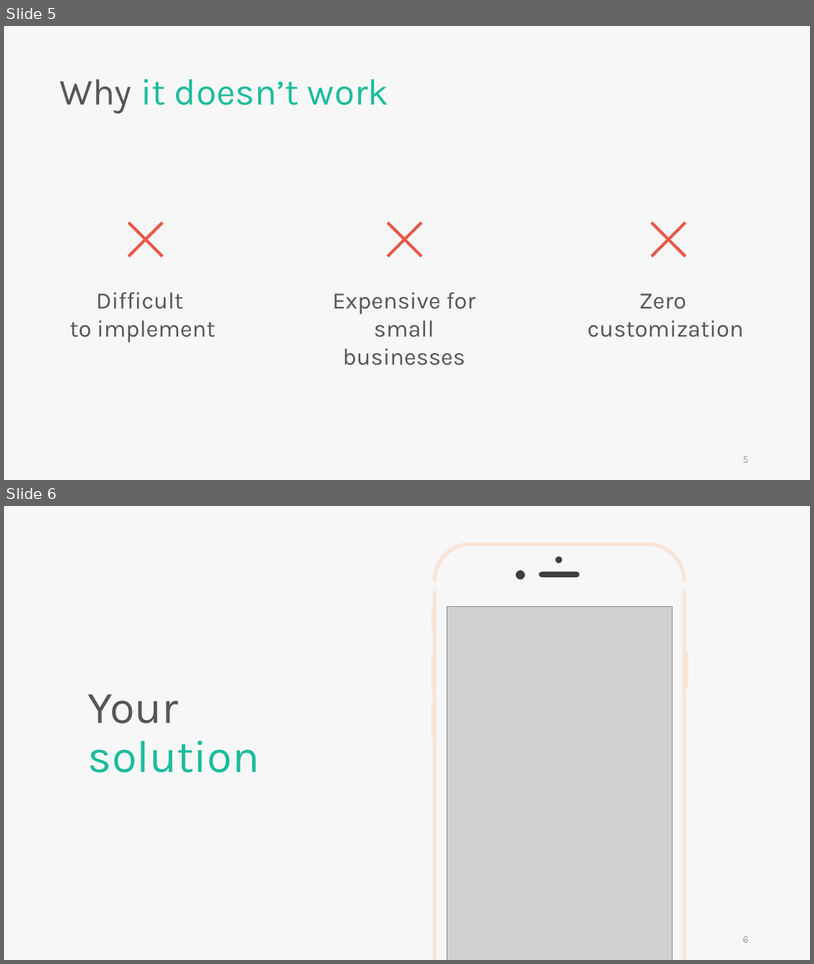
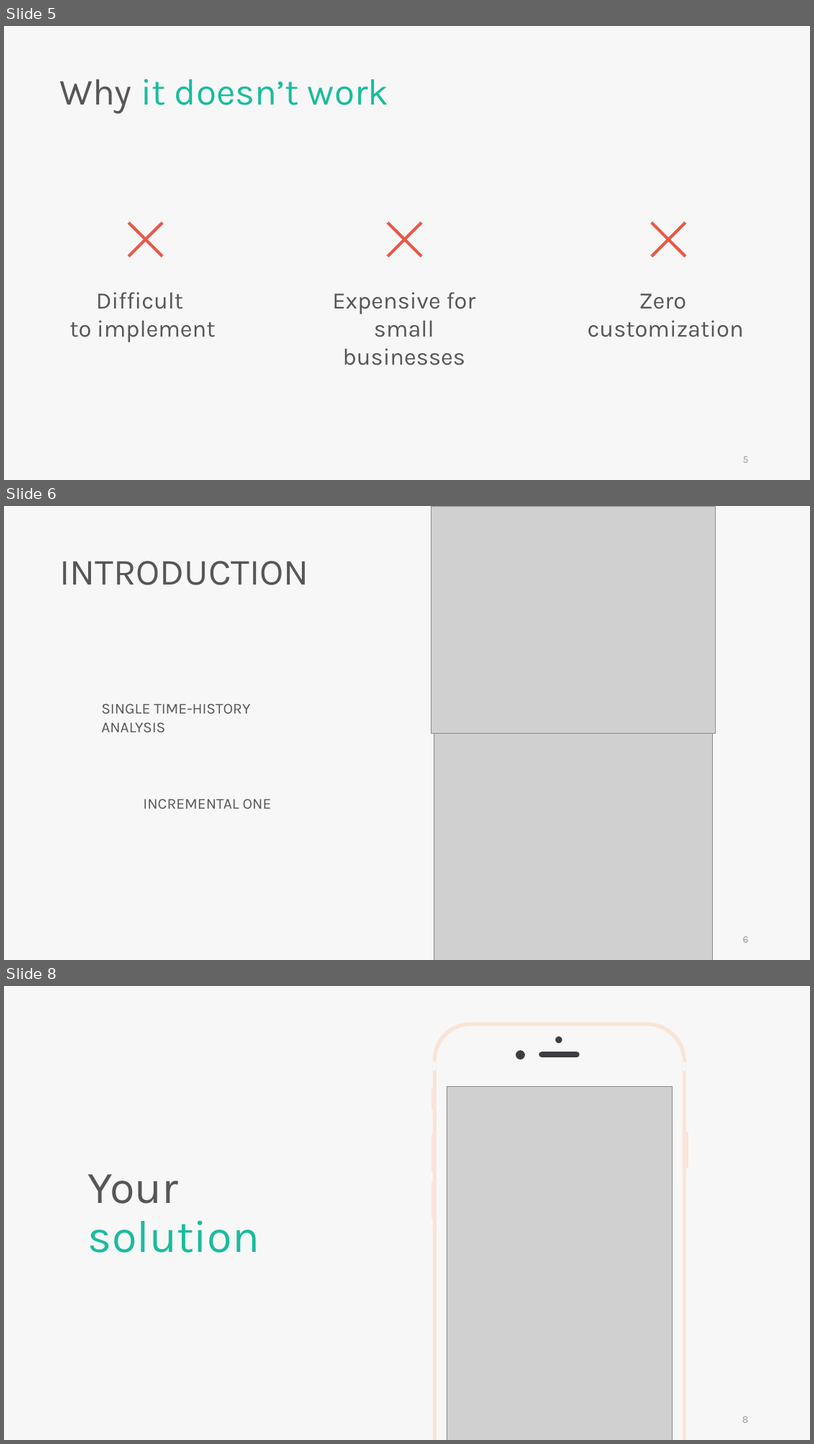
Before and after one commit to skyran1278/VbaProject, a slide deck: 20180126_SmartSplice/20180901_Meeting/KeyNote by Skyran 16_9.pptx. Shown one above the other, each under a label of ours: slides 5 and 6 before the commit, slides 5, 6 and 8 after it; the slides between them are not shown. The pictures are 814x964 and 814x1444 pixels, drawn with LibreOffice and Linux fonts; fonts in the diff are those of the drawing; grey boxes stand for pictures; background and template pictures are left out. Boxes give left, top, right and bottom in pixels: in the first picture for what was removed or moved away, otherwise in the second. Text is boxed around its words. In the diff, an @@ line names an element or a change of style, - is before the commit and + after.

```diff
--- a/20180126_SmartSplice/20180901_Meeting/KeyNote by Skyran 16_9.pptx
+++ b/20180126_SmartSplice/20180901_Meeting/KeyNote by Skyran 16_9.pptx
@@ slide 6 added at (4, 506, 810, 960), background #F7F7F7 @@
@@ picture added at (431, 506, 716, 733) @@
@@ text added at (59, 561, 309, 585), 44 pt, text #565656 @@
+INTRODUCTION
@@ text added at (101, 703, 250, 732), 18 pt, text #565656 @@
+SINGLE TIME-HISTORY ANALYSIS
@@ picture added at (434, 733, 713, 960) @@
@@ text added at (143, 798, 272, 808), 18 pt, text #565656 @@
+INCREMENTAL ONE
@@ page number added at (743, 936, 749, 942), 12 pt, text #9A9A9A @@
+6
@@ what was slide 6 is now slide 8 @@
```
Also in this commit, not shown: 3 slides changed, 3 other slides added, 2 slides removed, 3 other files.
